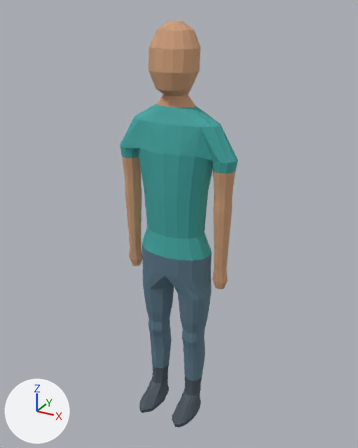
Renders of the Blender file assets/characters/humanoid-reference.blend from each side of a commit.
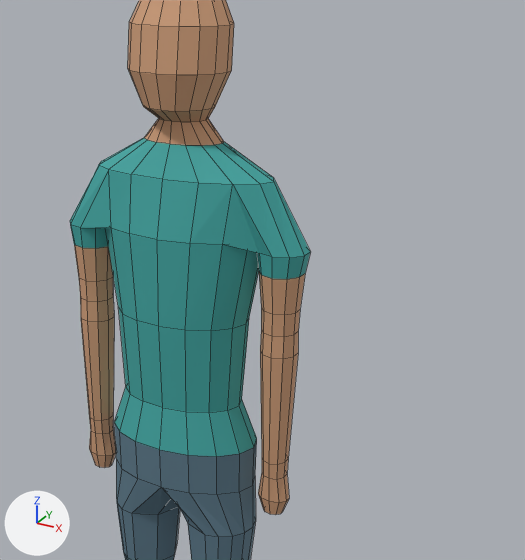
Each version is shown whole from a 50 mm lens placed at (0.948, -1.698, 1.799), pointed at (0.011, 0.006, 0.947), then close up on the part from 24% to 96% of the width and 8% to 70% of the height. The axes (+X, +Y, +Z) are drawn at lower left. The lights are the same throughout. The older version's two pictures come first. The close-ups show mesh edges as thin lines.

The first close-up shows 'Reference Humanoid'.
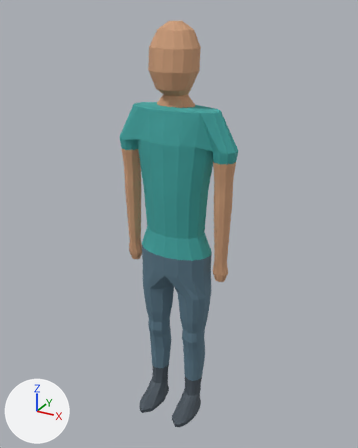
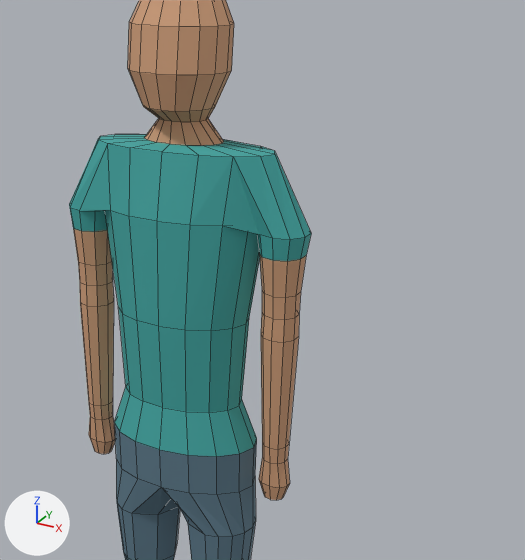
Patch to the scene script:
```diff
--- a/assets/characters/humanoid-reference.blend.py
+++ b/assets/characters/humanoid-reference.blend.py
@@ me_reference_surface @@
 me_reference_surface.from_pydata(...)  # 679 vertices, 657 faces; spans x -0.26..0.26, y -0.18..0.1, z 0.0..1.75
 # used by ob_reference_humanoid; location = (0.0, 0.0, 0.0)
+# me_reference_surface part 1: 132 of the vertices in x -0.26..0.26, y -0.1..0.1, z 1.06..1.39 are moved by (0.0, 0.0, 0.04)
+# me_reference_surface part 2: 40 of the vertices in x -0.25..-0.18, y -0.03..0.03, z 0.7..0.82 are moved by (0.0, 0.0, 0.04)
+# me_reference_surface part 3: 40 of the vertices in x 0.18..0.25, y -0.03..0.03, z 0.7..0.82 are moved by (0.0, 0.0, 0.04)
 me_reference_surface.materials.append(mat_slate_trousers)
```

What differs and where, as boxes (x1, y1, x2, y2) in the close-ups (525 x 560 px; the box of a moved part takes in the faces that stretch with it):
'Reference Humanoid', reshaped
    before: (70, 0, 310, 560)
    after: (69, 0, 311, 560)
part 1 of me_reference_surface, moved or reshaped
    before: (70, 138, 310, 359)
    after: (69, 134, 311, 342)
part 2 of me_reference_surface, moved or reshaped
    before: (81, 317, 116, 468)
    after: (80, 302, 115, 454)
part 3 of me_reference_surface, moved or reshaped
    before: (258, 351, 298, 515)
    after: (259, 335, 299, 500)
